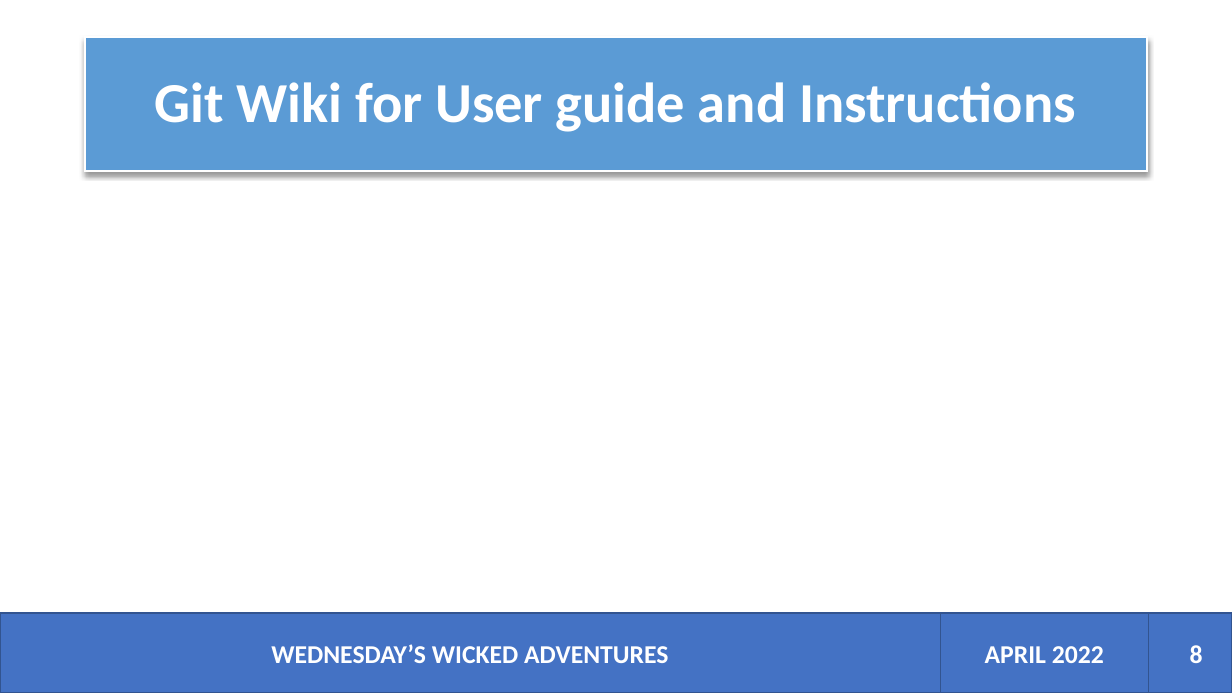
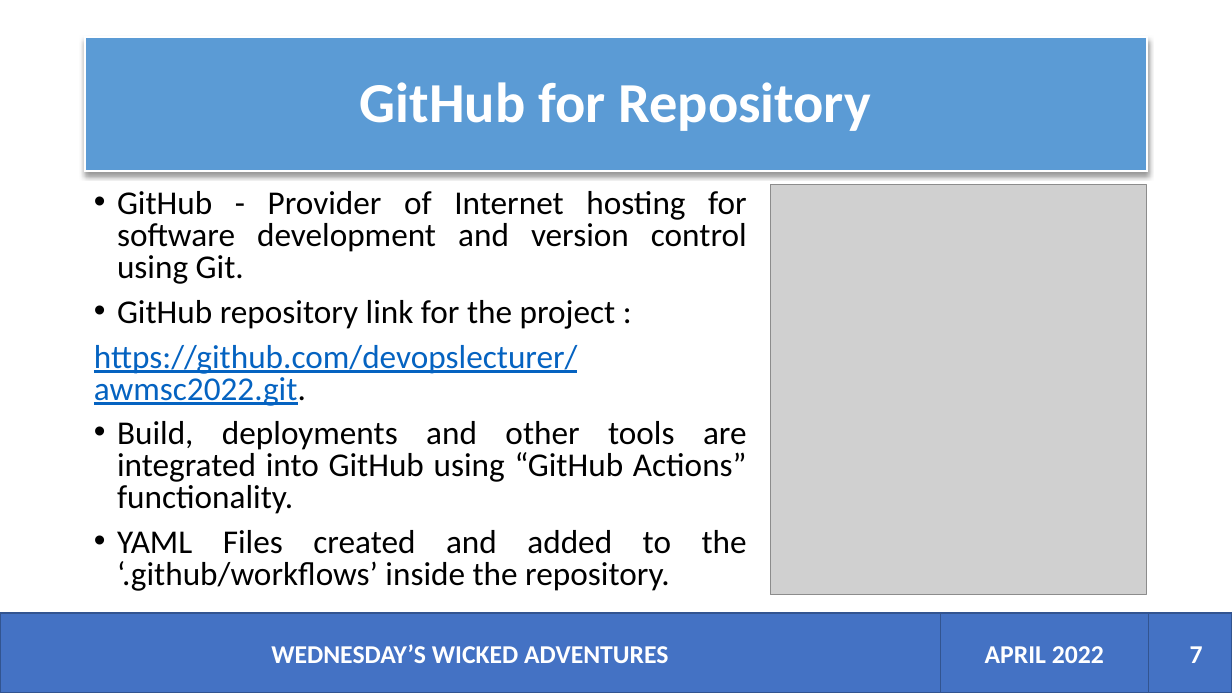
Before and after one commit to devopslecturer/awmsc2022, a slide deck: slide 7 of Wicked Adventures.pptx (slide 8 before the commit). Drawn at 1232x693 pixels with LibreOffice and Linux fonts; fonts in the diff are those of the drawing; grey boxes stand for pictures. Boxes give left, top, right and bottom in pixels: in the first picture for what was removed or moved away, otherwise in the second. Text is boxed around its words. In the diff, an @@ line names an element or a change of style, - is before the commit and + after.

Commit message:
Updated the Presentation ppt document with HTML, CSS, GitHub, Git Wiki pages

```diff
--- a/Wicked Adventures.pptx
+++ b/Wicked Adventures.pptx
@@ title at [360,82,871,131]: text changed @@
-Git Wiki for User guide and Instructions
+GitHub for Repository
@@ text added at [94,191,747,591], 25.9 pt, text #000000 @@
+• GitHub - Provider of Internet hosting for software development and version control using Git.
+• GitHub repository link for the project :
+https://github.com/devopslecturer/awmsc2022.git.
+• Build, deployments and other tools are integrated into GitHub using “GitHub Actions” functionality.
+• YAML Files created and added to the ‘.github/workflows’ inside the repository.
@@ picture added at [770,185,1146,595] @@
@@ page number at [1190,646,1203,663]: text changed @@
-8
+7
```
Also in this commit, not shown: 1 other slide changed, 2 slides added.
